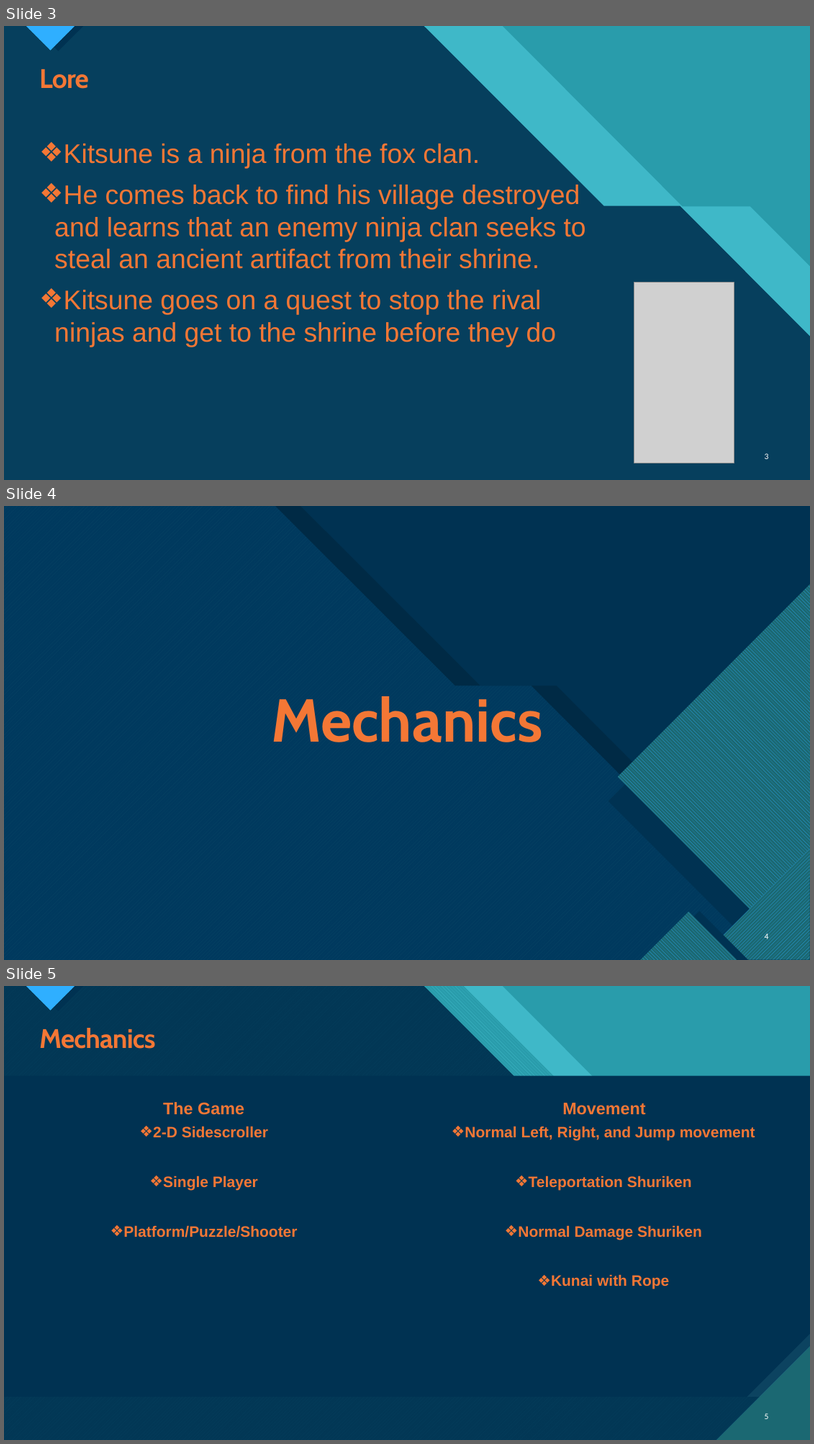
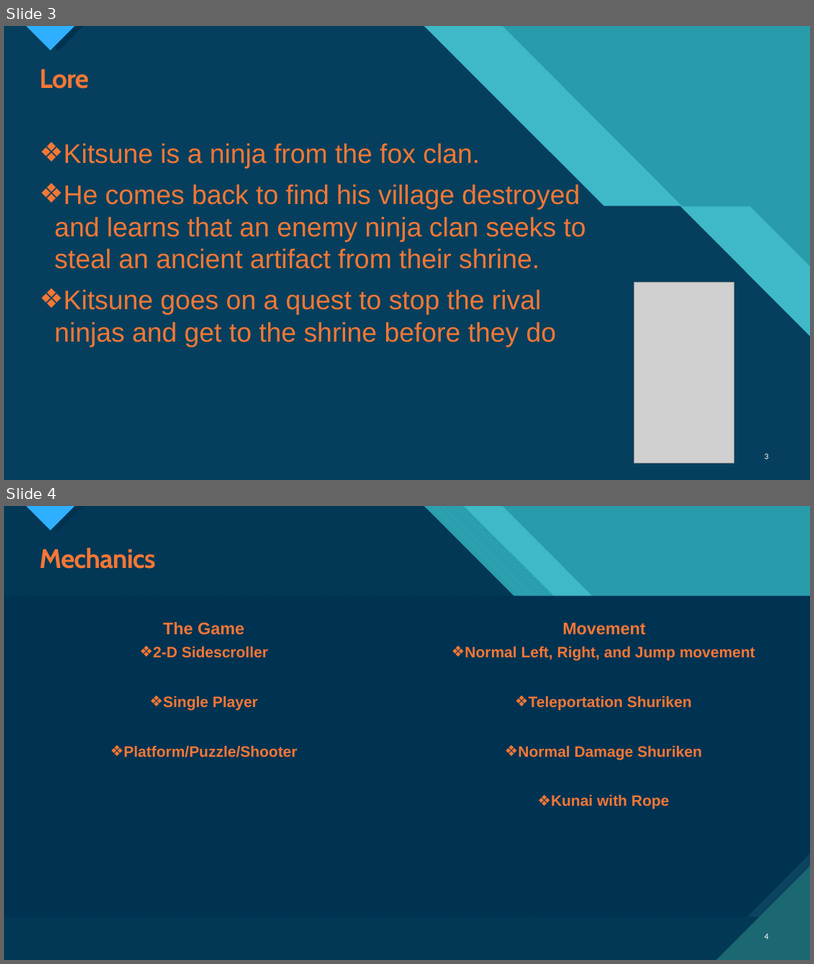
Before and after one commit to RuuchSamic/vgda-shinobi, a slide deck: Kitsune Prototype Powerpoint.pptx. Shown one above the other, each under a label of ours: slides 3, 4 and 5 before the commit, slides 3 and 4 after it. The pictures are 814x1444 and 814x964 pixels, drawn with LibreOffice and Linux fonts; fonts in the diff are those of the drawing; grey boxes stand for pictures. Boxes give left, top, right and bottom in pixels: in the first picture for what was removed or moved away, otherwise in the second. Text is boxed around its words. In the diff, an @@ line names an element or a change of style, - is before the commit and + after.

```diff
--- a/Kitsune Prototype Powerpoint.pptx
+++ b/Kitsune Prototype Powerpoint.pptx
@@ slide 4 removed at box(4, 506, 810, 960), background #FFFFFF; not listed: 9 template elements that a slide beside it also shows @@
@@ rectangle removed at box(4, 506, 810, 960) @@
@@ freeform shape removed at box(4, 506, 805, 960) @@
@@ freeform shape removed at box(4, 506, 810, 960) @@
@@ freeform shape removed at box(29, 506, 810, 960) @@
@@ freeform shape removed at box(618, 584, 810, 960) @@
@@ freeform shape removed at box(609, 600, 810, 960) @@
@@ title removed at box(271, 696, 543, 742) @@
-Mechanics
@@ freeform shape removed at box(699, 849, 810, 960) @@
@@ freeform shape removed at box(728, 878, 810, 960) @@
@@ freeform shape removed at box(640, 911, 738, 960) @@
@@ freeform shape removed at box(651, 911, 749, 960) @@
@@ page number removed at box(765, 933, 769, 939) @@
-4
@@ what was slide 5 is now slide 4 @@
@@ page number at box(765, 933, 769, 939): text changed @@
-5
+4
```
Also in this commit, not shown: 1 slide added, 2 other slides removed, 2 other files.
